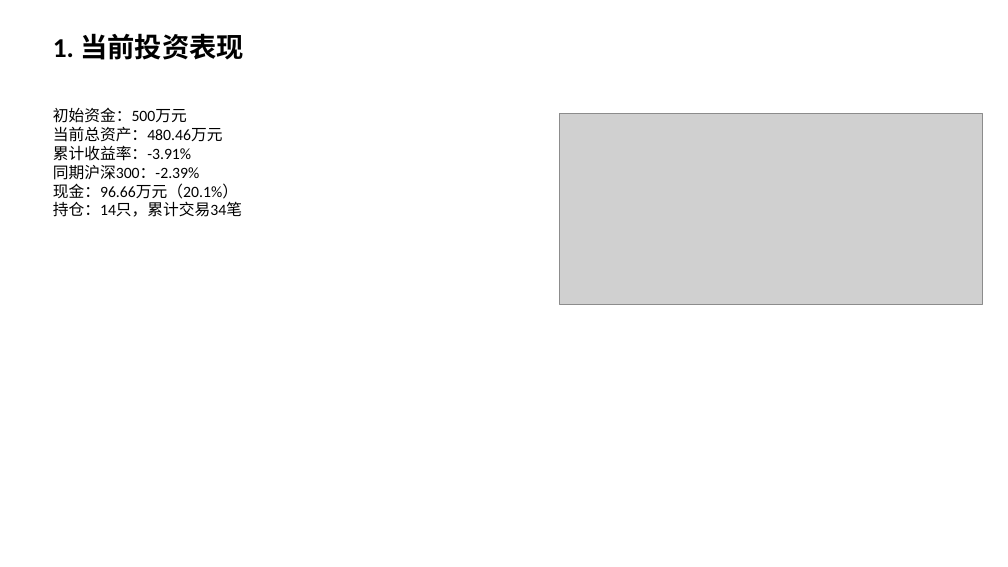
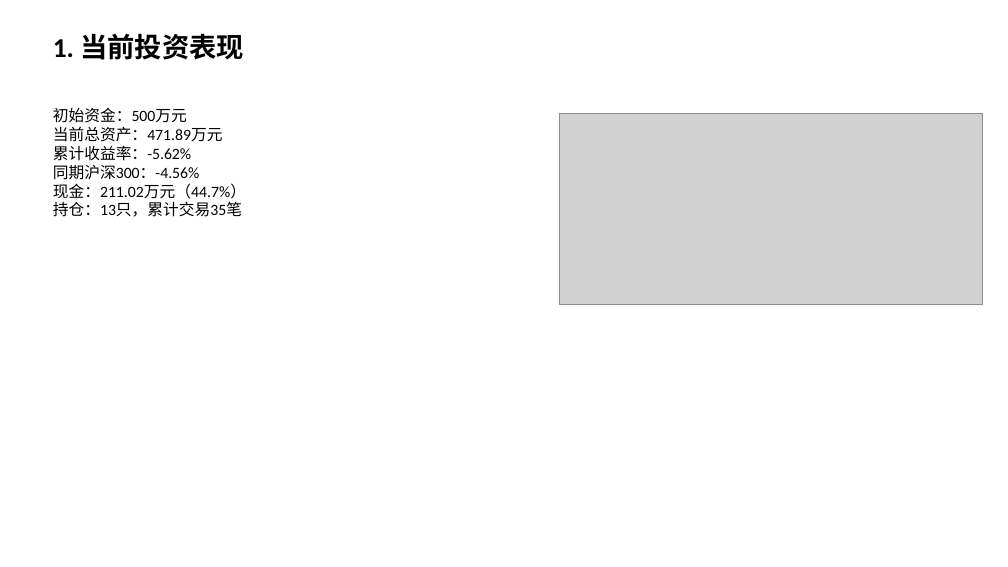
Before and after one commit to Albertdev12/pbl-workflow, a slide deck: slide 2 of outputs/12_中期路演.pptx. Drawn at 1008x567 pixels with LibreOffice and Linux fonts; fonts in the diff are those of the drawing; grey boxes stand for pictures. Boxes give left, top, right and bottom in pixels: in the first picture for what was removed or moved away, otherwise in the second. Text is boxed around its words. In the diff, an @@ line names an element or a change of style, - is before the commit and + after.

```diff
--- a/outputs/12_中期路演.pptx
+++ b/outputs/12_中期路演.pptx
@@ text at [53, 126, 246, 217]: text changed @@
-当前总资产：480.46万元
-累计收益率：-3.91%
-同期沪深300：-2.39%
-现金：96.66万元（20.1%）
-持仓：14只，累计交易34笔
+当前总资产：471.89万元
+累计收益率：-5.62%
+同期沪深300：-4.56%
+现金：211.02万元（44.7%）
+持仓：13只，累计交易35笔
```
Also in this commit, not shown: 3 other slides changed, 54 other files.
